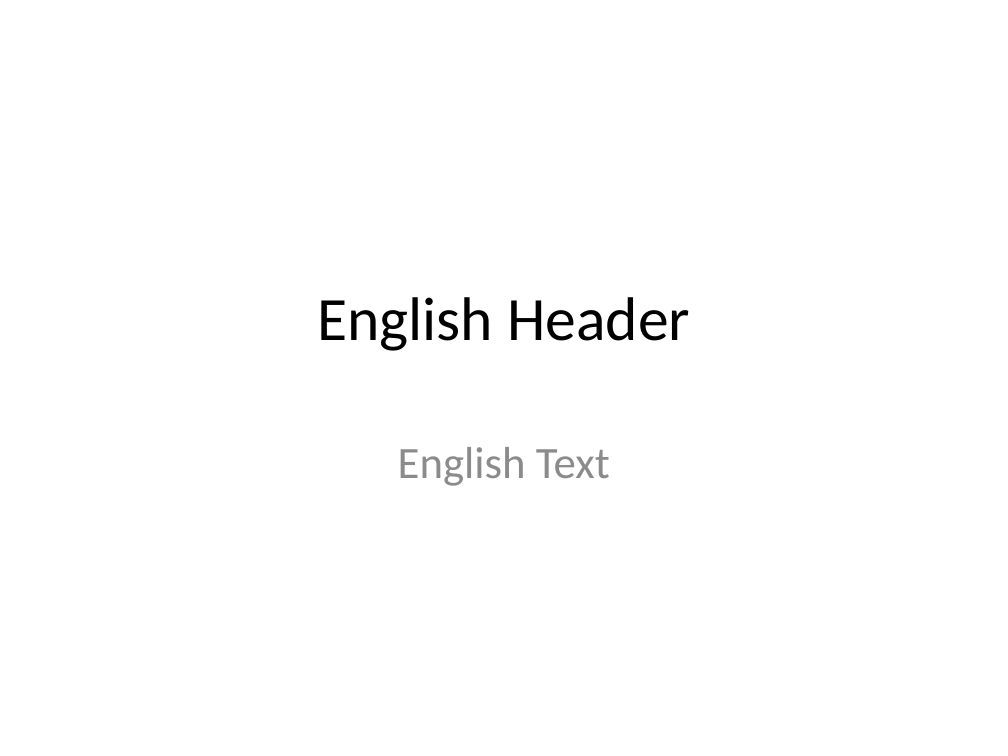
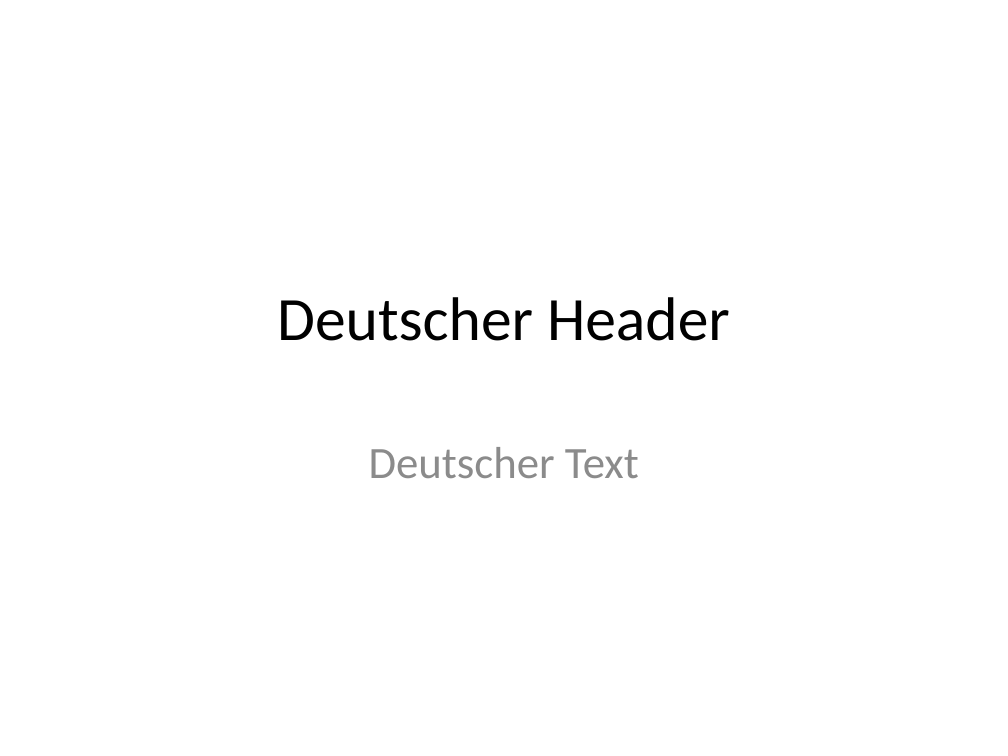
Before and after one commit to Klarzahs/PP_LGManager, a slide deck: slide 1 of LanguageManager_Plugin.pptm. Drawn at 1008x756 pixels with LibreOffice and Linux fonts; fonts in the diff are those of the drawing. Boxes give left, top, right and bottom in pixels: in the first picture for what was removed or moved away, otherwise in the second. Text is boxed around its words. In the diff, an @@ line names an element or a change of style, - is before the commit and + after.

```diff
--- a/LanguageManager_Plugin.pptm
+++ b/LanguageManager_Plugin.pptm
@@ title at [277,297,730,341]: text changed @@
-English Header
+Deutscher Header
@@ subtitle at [369,447,639,478]: text changed @@
-English Text
+Deutscher Text
```
Also in this commit, not shown: 4 other files.
